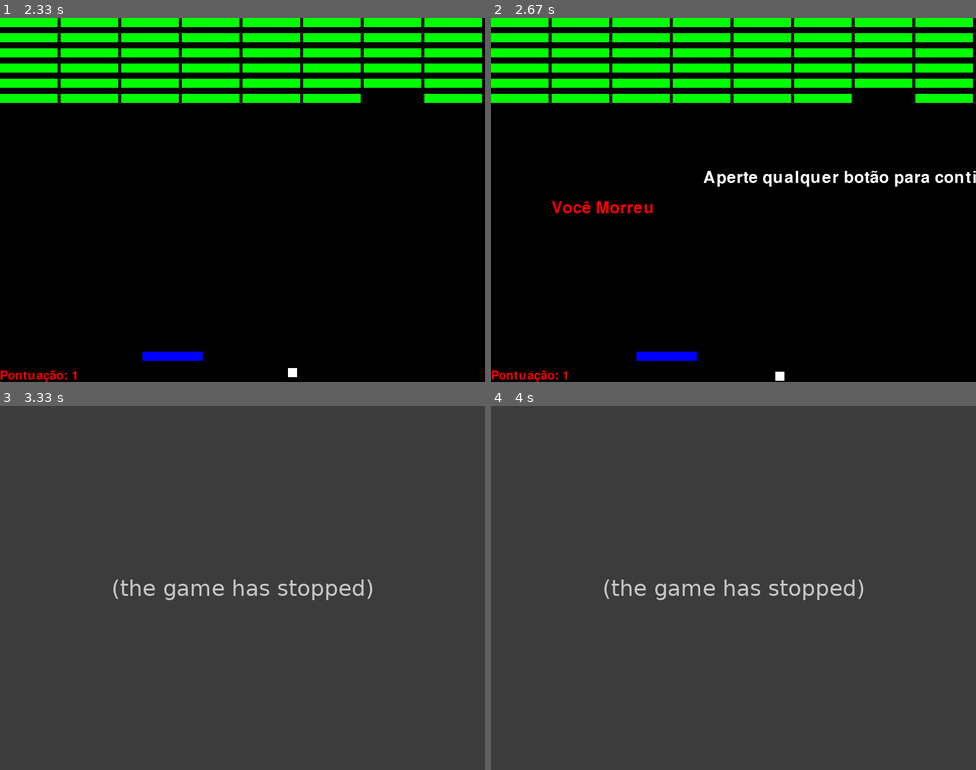
Above: before the commit, frames 1-4 (two rows, left to right).
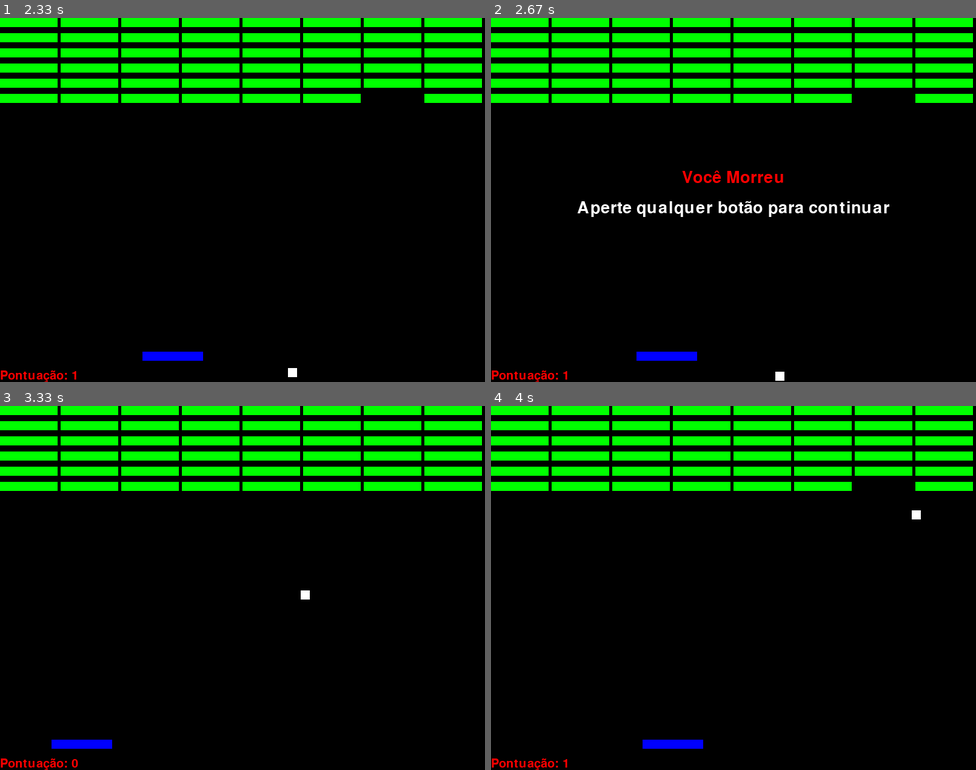
Above: after the commit, the same moments.

Repository: OtavioAugustodaRoza/jogopygame
Game: pygame game, started from jogo.py
Two runs of this game, one before a commit and one after it. Both use one fixed random seed, a clock stepped at 60 frames per second and the inputs below.
Inputs:
- Up to frame 1 (2.33 s): hold Right 0.33-0.8 s; hold Right 0.83-1.3 s; hold Left 1.33-1.87 s; hold Left 1.9-2.3 s
- Up to frame 2 (2.67 s): hold Right from 2.33 s (still down)
- Up to frame 3 (3.33 s): release Right at 2.97 s; hold Left from 3 s (still down)
- Up to frame 4 (4 s): release Left at 3.47 s; hold Right 3.5-3.97 s

Frame 1 is identical in both runs. In frame 2, 2.2% of the frame differs, in the area x 12-100%, y 41-55%; in frame 3, 100%, in the area x 0-100%, y 0-100%; in frame 4, 100%.
Error before the commit: TypeError: 'NoneType' object is not subscriptable (jogo.py line 67); the game stopped at 2.97 s (later frames are placeholders)

Commit message:
Menu morte finalizado

Diff:
--- a/jogo.py
+++ b/jogo.py
@@ -90,7 +90,7 @@
 
 
     if bola.y + tm_bola >= tm_tela[1]:
-        return None # None tem o mesmo efeito de False
+        return False # None tem o mesmo efeito de False
 
     return movimento_bola
 
@@ -109,17 +109,23 @@
     fonte = pygame.font.SysFont(None, 40)
     texto1 = fonte.render("Você Morreu", 1, cores["vermelha"])
     texto2 = fonte.render("Aperte qualquer botão para continuar", 1, cores["branca"])
-    posicao_texto1 = (100, tm_tela[1] / 2)
-    posicao_texto2 = (tm_tela[0] / 2 - 50, posicao_texto1[1] - 50)
+
+    largura1, altura1 = fonte.size("Aperte qualquer botão para continuar")
+    largura2, altura2 = fonte.size("Você Morreu")
+
+    posicao_texto2 = (tm_tela[0] / 2 - largura1 / 2, tm_tela[1] / 2)
+    posicao_texto1 = (tm_tela[0] / 2 - largura2 / 2, posicao_texto2[1] - 50)
+
 
     tela.blit(texto1, posicao_texto1)
     tela.blit(texto2, posicao_texto2)
 
     pygame.display.flip()
 
-    evento = pygame.event.wait()
-    if evento.type == pygame.KEYDOWN:
-        return True
+    while True:
+        evento = pygame.event.wait()
+        if evento.type == pygame.KEYDOWN:
+            return True
 
 
 
@@ -136,10 +142,21 @@
 
     movimentar_jogador()
     movimento_bola = movimentar_bola(bola)
+
+    # Sem movimento de bola == Morte
     if not movimento_bola:
         continuar = menu_morte()
         if continuar:
+            # Cria os blocos de novo ao morrer
             blocos = criar_blocos(qtde_blocos_linha, qtde_linhas_blocos)
+
+            # Coloca a bola no centro de novo
+            bola.x = 400
+            bola.y = 400
+
+            # Declara os valores numericos de novo pois movimento_bola vira False ao morrer
+            movimento_bola = [3,-3]
+
 
     pygame.display.flip()
     pygame.time.wait(10)
